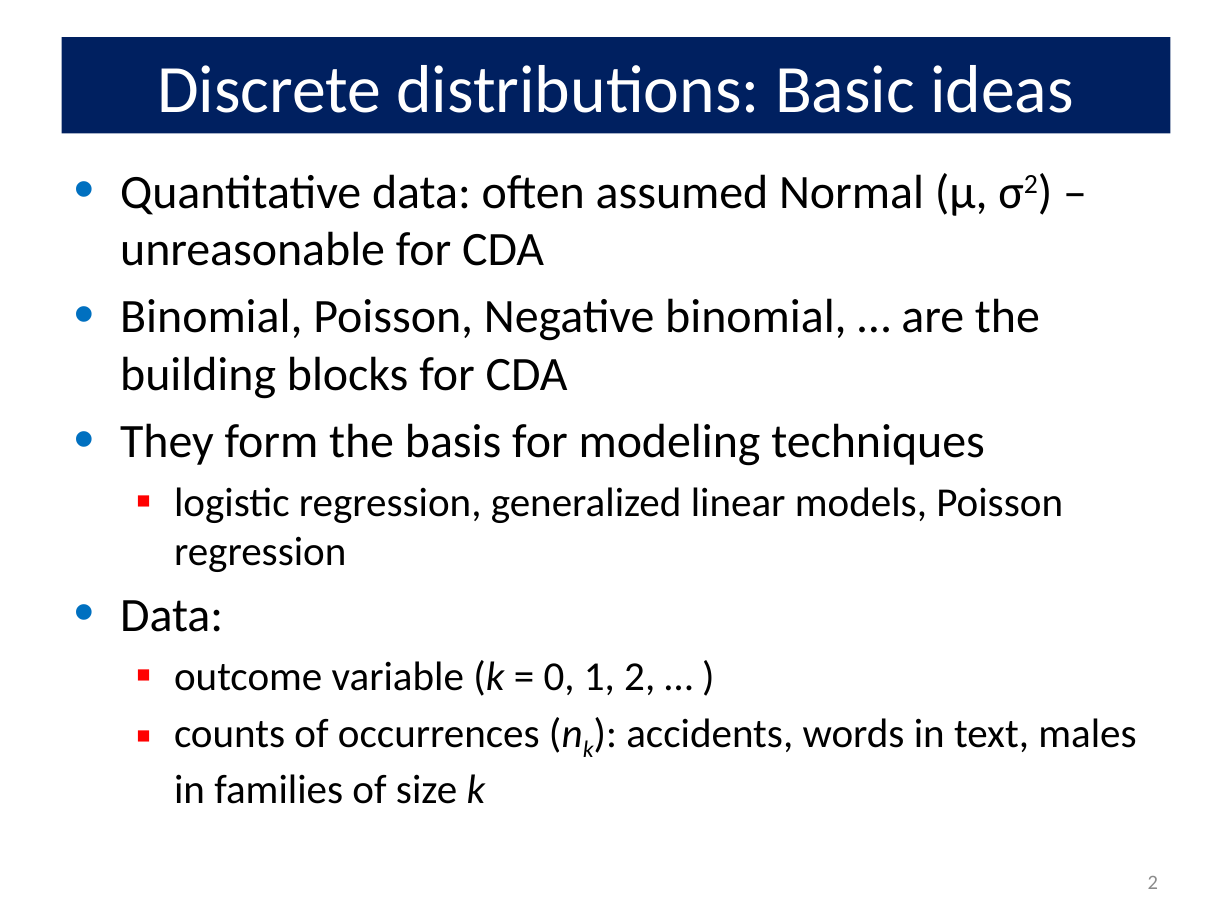
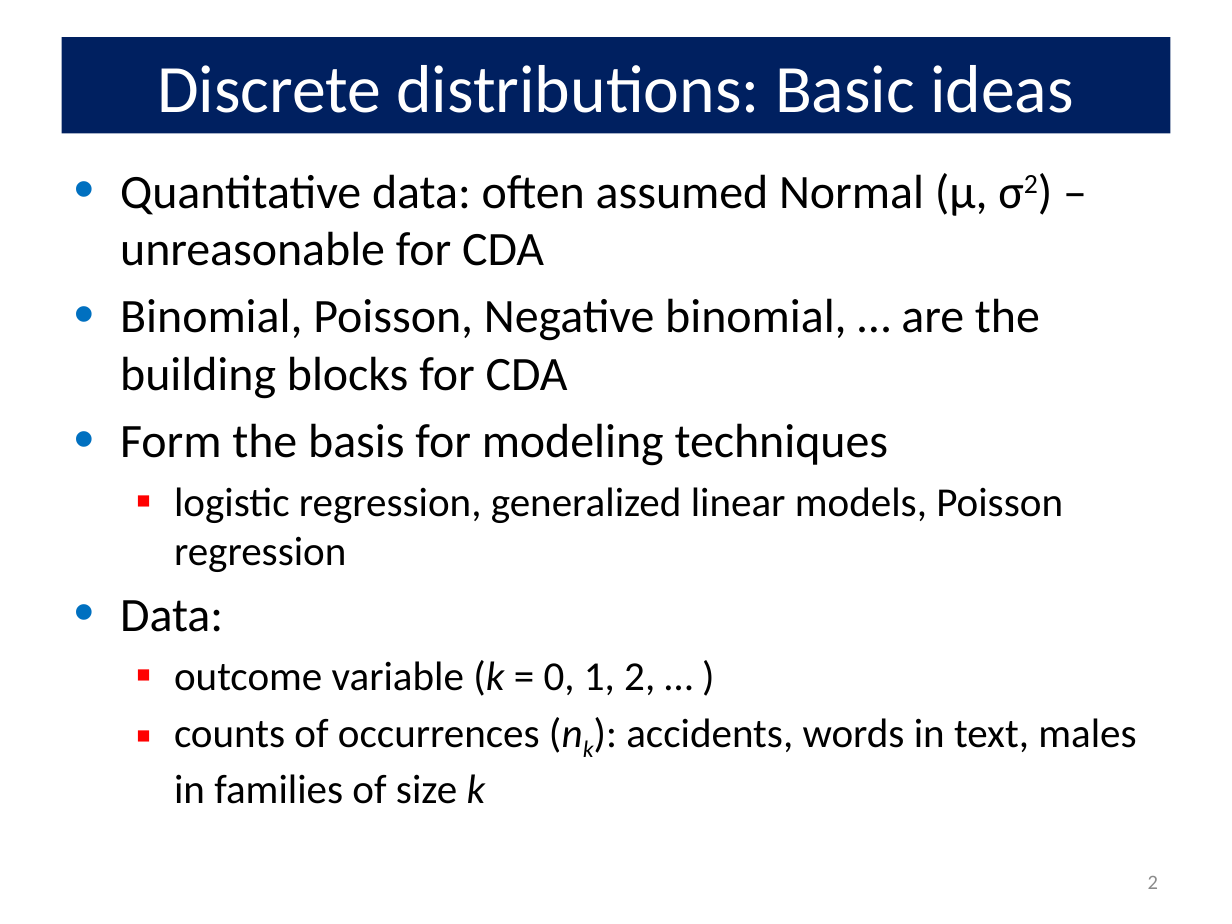
Before and after one commit to friendly/psy6136, a slide deck: slide 2 of docs/lectures/02-Discrete.pptx. Drawn at 1232x924 pixels with LibreOffice and Linux fonts; fonts in the diff are those of the drawing. Boxes give left, top, right and bottom in pixels: in the first picture for what was removed or moved away, otherwise in the second. Text is boxed around its words. In the diff, an @@ line names an element or a change of style, - is before the commit and + after.

```diff
--- a/docs/lectures/02-Discrete.pptx
+++ b/docs/lectures/02-Discrete.pptx
@@ text at (120,423,889,466): text changed @@
-• They form the basis for modeling techniques
+• Form the basis for modeling techniques
```
Also in this commit, not shown: 5 other slides changed, 1 slide removed, 19 other files.
